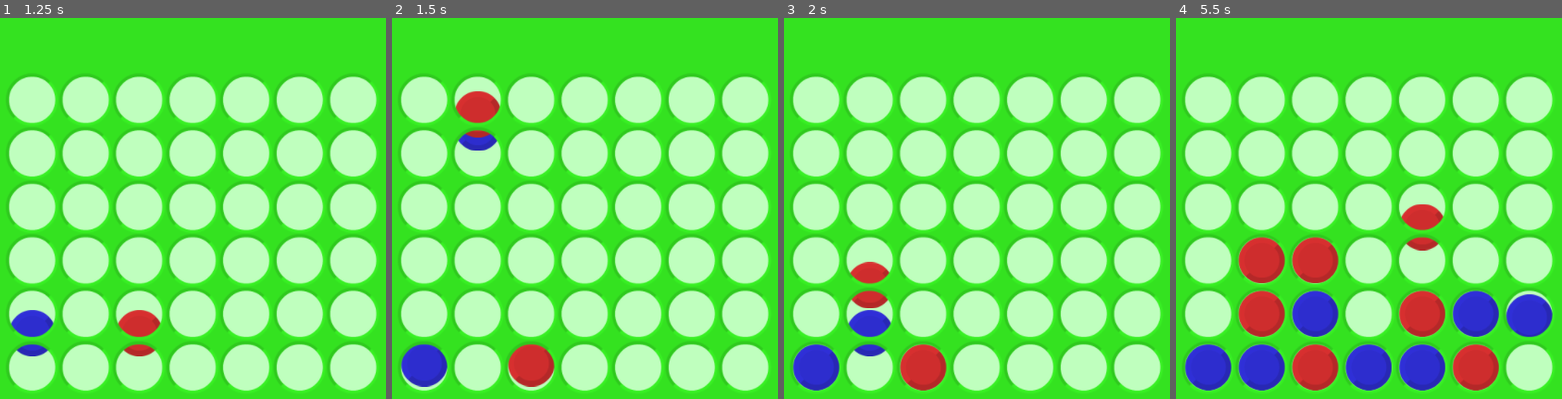
Above: before the commit, frames 1-4 (left to right).
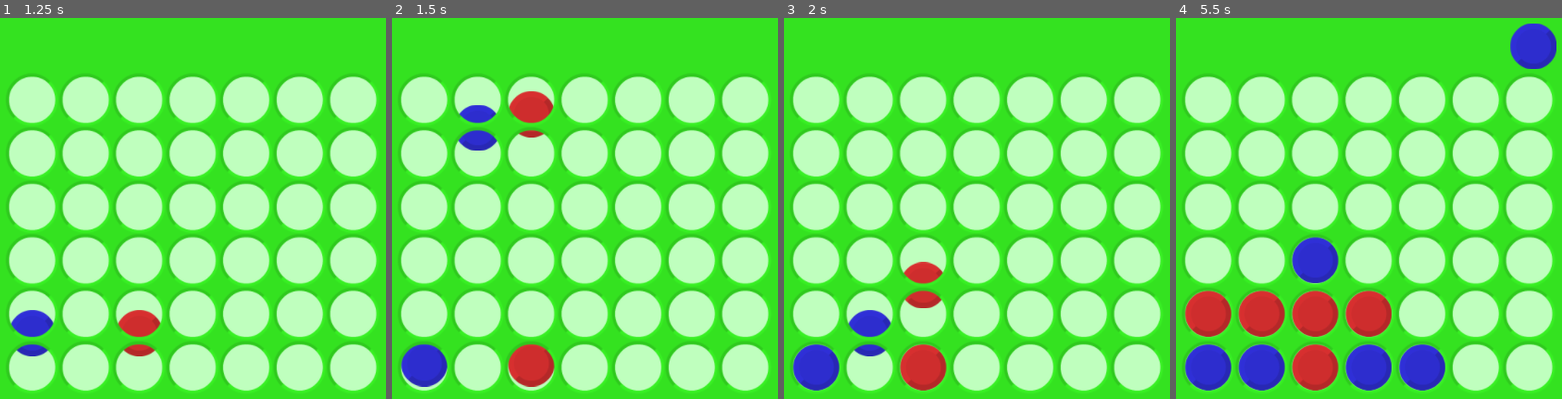
Above: after the commit, the same moments.

Repository: RaquelHL/Connect4-minimax
Game: Godot game, scene res://game.tscn
Two runs of this game, one before a commit and one after it. Both use one fixed random seed, a clock stepped at 60 frames per second and the inputs below.
Inputs (mouse positions are in pixels of both pictures, inside the frame that each line leads up to):
- Up to frame 1 (1.25 s): click (34, 227) at 0.5 s
- Up to frame 2 (1.5 s): click (480, 227) at 1.25 s
- Up to frame 3 (2 s): no input
- Up to frame 4 (5.5 s): click (1318, 231) at 2 s; click (1372, 231) at 2.75 s; click (1423, 227) at 3.5 s; click (1480, 227) at 4.25 s; click (1534, 227) at 5 s

Frame 1 is identical in both runs. In frame 2, 1.7% of the frame differs, in the area x 16-42%, y 19-32%; in frame 3, 1.5%; in frame 4, 12%, in the area x 2-99%, y 1-98%.

Commit message:
Implementado poda alpha-beta

Diff:
--- a/estado.gd
+++ b/estado.gd
@@ -19,6 +19,7 @@
 
 #Pra ser usado na arvore do minimax
 var filhos
+var pai
 var folha = false
 
 var ultima_jogada
@@ -55,11 +56,11 @@
 	var jogador = board[pos.x][pos.y]
 	var seq = 1
 	pos += dir
-	if(pos.x>6 || pos.y > 7):
+	if(pos.x>6 || pos.y > 7 || pos.x < 0 || pos.y < 0):
 		return 0
 	while(board[pos.x][pos.y] == jogador):
 		pos += dir
-		if(pos.x>6 || pos.y > 7):
+		if(pos.x>6 || pos.y > 7 || pos.x < 0 || pos.y < 0):
 			return 0
 		seq += 1
 
@@ -68,32 +69,32 @@
 			if seq>=4:
 				return 99999
 			else:
-				return pow(seq,2)
+				return pow(seq,seq)
 		else:
 			return 0
 	else:	#Sequencia bloqueada
 		#print("sequencia de "+str(seq)+" bloqueada")
-		return -pow(seq,3)
+		return -pow(seq,4)
 
 func calc_heuristica(jogador):
 	var h = 0
 	for i in range(0,7):
 		for j in range(0,6):
 			if(board[i][j]==jogador):
-				h+= check_pos(Vector2(i,j), D_DIR)
-				h+= check_pos(Vector2(i,j), D_VER)
-				h+= check_pos(Vector2(i,j), D_DIE)
-				h+= check_pos(Vector2(i,j), D_DID)
+				h+= check_pos(Vector2(i,j), D_DIR)*2
+				h+= check_pos(Vector2(i,j), D_VER)*2
+				h+= check_pos(Vector2(i,j), D_DIE)*2
+				h+= check_pos(Vector2(i,j), D_DID)*2
 			if(board[i][j]==jogador*-1):
-				h-= check_pos(Vector2(i,j), D_DIR)*2
-				h-= check_pos(Vector2(i,j), D_VER)*2
-				h-= check_pos(Vector2(i,j), D_DIE)*2
-				h-= check_pos(Vector2(i,j), D_DID)*2
+				h-= check_pos(Vector2(i,j), D_DIR)
+				h-= check_pos(Vector2(i,j), D_VER)
+				h-= check_pos(Vector2(i,j), D_DIE)
+				h-= check_pos(Vector2(i,j), D_DID)
 		for j in range(5,0,-1):
 			if(board[i][j]==jogador):
-				h+= check_pos(Vector2(i,j), D_ESQ)
+				h+= check_pos(Vector2(i,j), D_ESQ)*2
 			if(board[i][j]==jogador*-1):
-				h-= check_pos(Vector2(i,j), D_ESQ)*2
+				h-= check_pos(Vector2(i,j), D_ESQ)
 	return h
 
 func checa_ganhador(pos):
--- a/ia.gd
+++ b/ia.gd
@@ -42,9 +42,9 @@
 	var melhor_h
 	var melhor_coluna
 	if(prof%2==0):
-		melhor_h = -99999
+		melhor_h = -9999999
 	else:
-		melhor_h = 99999
+		melhor_h = 9999999
 
 	for i in range(1,8):
 		var h
@@ -56,32 +56,48 @@
 			#print(tabs+"prof "+str(prof)+" na coluna "+str(i))
 			h = minimax(jogadas[i].filhos, prof+1)[1]
 
+
 		opcoes += str(h)+", "
 		if(prof%2==0):	#Max
 			if(h>melhor_h):
 				melhor_h = h
 				melhor_coluna = i
+				jogadas[i].pontuacao = melhor_h
 		else:			#Min
 			if(h<melhor_h):
 				melhor_h = h
 				melhor_coluna = i
+				jogadas[i].pontuacao = melhor_h
+
+
+		#Poda Alpha-Beta
+		if(jogadas[i].pai!=null):
+			if(prof%2==0):	#Sou max -> Pai min
+				if(jogadas[i].pai.pontuacao > jogadas[i].pontuacao):
+					break
+			else:			#Sou min -> Pai max
+				if(jogadas[i].pai.pontuacao < jogadas[i].pontuacao):
+					break
+
+
 	opcoes += "]"
 	#print(tabs+"prof "+str(prof)+" escolhendo "+str(melhor_coluna)+" com "+str(melhor_h)+" "+opcoes)
 	return [melhor_coluna, melhor_h]
 	pass
 
-func faz_jogadas(board, prof):
+func faz_jogadas(board, prof, pai = null):
 	var jogadas = {}
 	var e
 	for i in range(0,8):
 		e = board.clone()
 		if(e.joga(i)):
 			if(prof<max_prof):
-				e.filhos = faz_jogadas(e, prof+1)
+				e.filhos = faz_jogadas(e, prof+1, e)
 			else:
 				e.pontuacao = e.calc_heuristica(-1)
 				#print(str(prof)+": "+str(e.pontuacao))
 				e.folha = true
+			e.pai = pai
 			jogadas[i] = e
 
 	return jogadas
